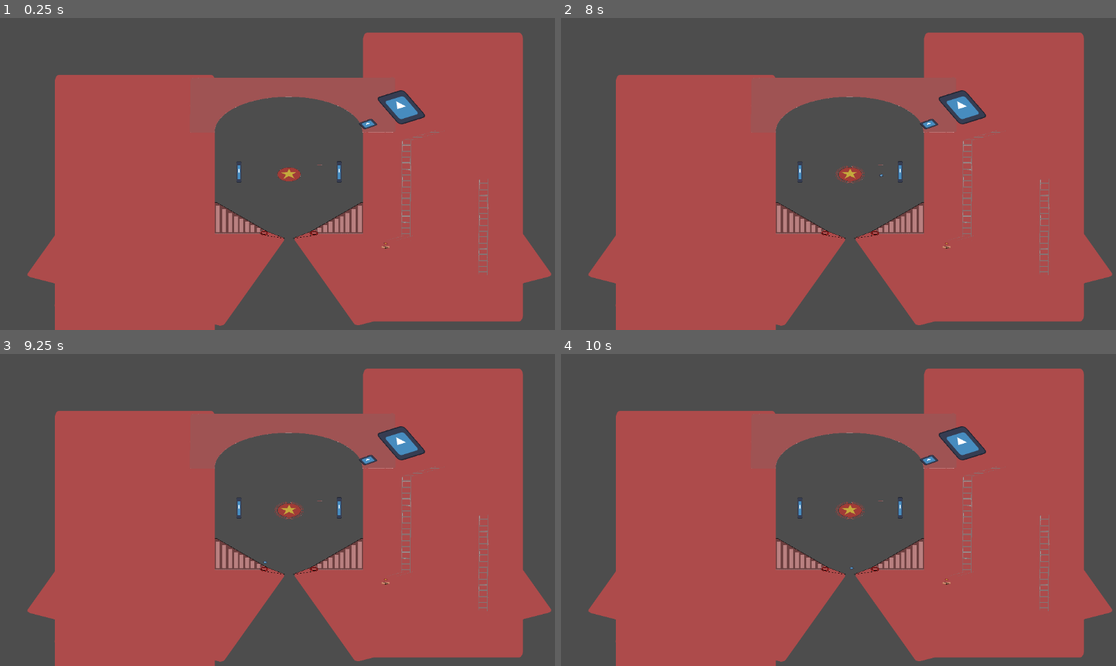
Above: before the commit, frames 1-4 (two rows, left to right).
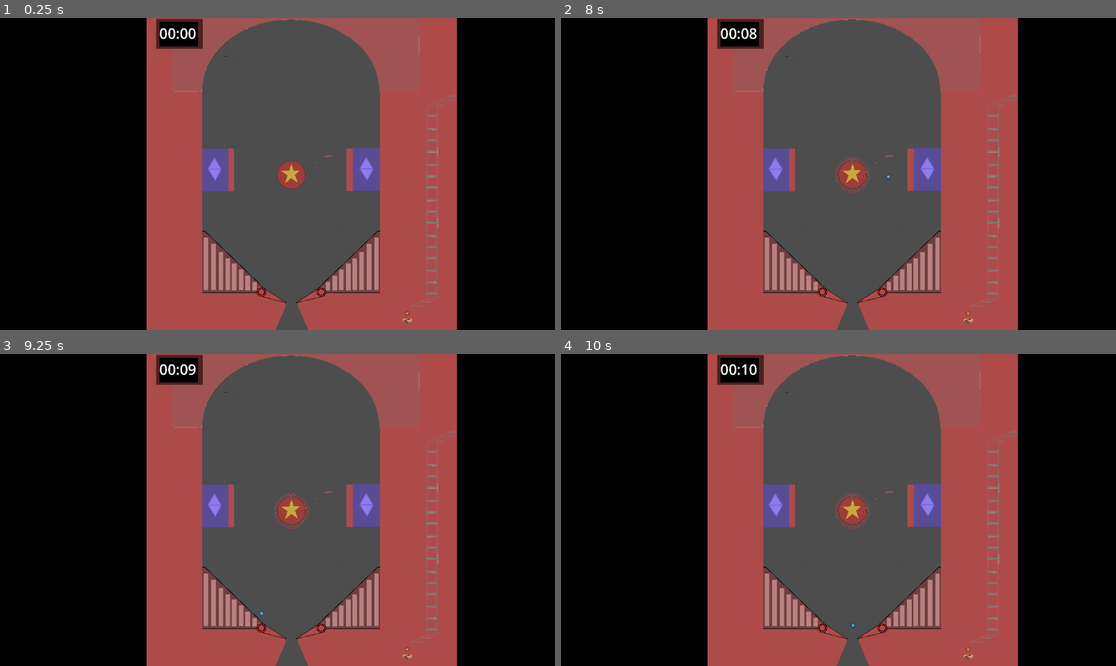
Above: after the commit, the same moments.

Repository: Chickenhatter/pinball
Game: Godot game, scene res://scenes/pinball.tscn
Same seed, same stepped clock (60 frames per second), same inputs: the game is played once before the commit and once after it. The project has no main scene, so this scene is started directly. The engine's default icon, where the game draws it, is replaced by a stand-in: a white triangle on a blue panel in a dark square.
Inputs:
- Up to frame 1 (0.25 s): no input
- Up to frame 2 (8 s): tap Enter at 0.5, 2.75, 4.25 s; tap Space at 1.25, 3.5, 5.75 s
- Up to frame 3 (9.25 s): no input
- Up to frame 4 (10 s): no input

The runs differ from the first frame. In frame 1, 64% of the frame differs, in the area x 0-100%, y 0-100%; in frame 2, 64%; in frame 3, 64%; in frame 4, 64%.

Commit message:
added timer and started the making game ready to ship/removing unessasary

Diff:
--- /dev/null
+++ b/code/timer.gd
@@ -0,0 +1,24 @@
+extends Timer
+var number = 0
+var placem = ''
+var places = ''
+# Called when the node enters the scene tree for the first time.
+func _ready() -> void:
+	$RichTextLabel.add_theme_font_size_override("normal_font_size", 50)
+
+
+# Called every frame. 'delta' is the elapsed time since the previous frame.
+func _process(_delta: float) -> void:
+	if int(number / 60) < 10:
+		placem = '0'
+	else:
+		placem = ''
+	if int(fmod(number, 60)) < 10:
+		places = '0'
+	else:
+		places = ''
+	$RichTextLabel.text = placem + str(int(number / 60)) + ':' + places + str(int(fmod(number, 60)))
+
+
+func _on_timeout() -> void:
+	number += 1
--- a/scenes/pinball.tscn
+++ b/scenes/pinball.tscn
@@ -17,6 +17,8 @@
 [ext_resource type="Script" uid="uid://cd4g7as5g072y" path="res://code/endswap.gd" id="9_wd8n7"]
 [ext_resource type="Texture2D" uid="uid://bqwonbm1thwxd" path="res://assets/scenario/ballex-modified.png" id="10_ktps7"]
 [ext_resource type="Texture2D" uid="uid://dot0ss8i4w81r" path="res://assets/scenario/ladder-modified.png" id="16_mqqhf"]
+[ext_resource type="Texture2D" uid="uid://dyf3hxmygk523" path="res://assets/scenario/updown-modified.png" id="18_kq21y"]
+[ext_resource type="Script" uid="uid://tgrpqbp0xg1h" path="res://code/timer.gd" id="18_yf0xa"]
 
 [sub_resource type="CircleShape2D" id="CircleShape2D_snm7k"]
 
@@ -144,7 +146,7 @@
 
 [node name="Camera2D" type="Camera2D" parent="Node2D/Uniteractable scene" unique_id=239774827]
 scale = Vector2(2, 1)
-zoom = Vector2(0.5, 0.3)
+zoom = Vector2(0.6, 0.6)
 
 [node name="Pusher" type="Node2D" parent="Node2D" unique_id=2114673373]
 
@@ -346,18 +348,6 @@
 rotation = 0.10615178
 polygon = PackedVector2Array(415, -454, 515, -297, 578, -474)
 
-[node name="Sprite2D" type="Sprite2D" parent="Node2D/shoot/shoot_wall/CharacterBody2D3" unique_id=1769228728]
-position = Vector2(514, -461.99997)
-rotation = -0.47822723
-scale = Vector2(1, 1.6698146)
-texture = ExtResource("2_7us4m")
-
-[node name="Sprite2D2" type="Sprite2D" parent="Node2D/shoot/shoot_wall/CharacterBody2D3" unique_id=1833186175]
-position = Vector2(376, -346)
-rotation = -0.54105204
-scale = Vector2(0.505538, 0.39843655)
-texture = ExtResource("2_7us4m")
-
 [node name="game_start" type="Area2D" parent="Node2D/shoot" unique_id=1963186840]
 
 [node name="CollisionShape2D" type="CollisionShape2D" parent="Node2D/shoot/game_start" unique_id=1362287809]
@@ -439,7 +429,7 @@
 position = Vector2(414, 0)
 
 [node name="CollisionShape2D" type="CollisionShape2D" parent="Node2D/speed/Node2D2/awd" unique_id=1917346862]
-position = Vector2(-159, -15)
+position = Vector2(-164, -15)
 shape = SubResource("RectangleShape2D_xro5x")
 
 [node name="boosterlr" type="Area2D" parent="Node2D/speed/Node2D2" unique_id=357417627]
@@ -481,14 +471,20 @@
 texture = ExtResource("2_7us4m")
 
 [node name="Icon3" type="Sprite2D" parent="Node2D/Node2D" unique_id=644638305]
-position = Vector2(-160, -13.5)
+position = Vector2(-144, 23.999998)
+scale = Vector2(0.032249995, 0.1665)
+texture = ExtResource("8_x6rjl")
+
+[node name="Icon4" type="Sprite2D" parent="Node2D/Node2D" unique_id=388195020]
+visible = false
+position = Vector2(251, -15)
 scale = Vector2(0.15624999, 1.1640625)
 texture = ExtResource("2_7us4m")
 
-[node name="Icon4" type="Sprite2D" parent="Node2D/Node2D" unique_id=388195020]
-position = Vector2(255.99997, -14)
-scale = Vector2(0.15624999, 1.1640625)
-texture = ExtResource("2_7us4m")
+[node name="Icon5" type="Sprite2D" parent="Node2D/Node2D" unique_id=236668382]
+position = Vector2(266, 22.999998)
+scale = Vector2(0.032249995, 0.1665)
+texture = ExtResource("8_x6rjl")
 
 [node name="Gameswing" type="Node2D" parent="Node2D" unique_id=1550987865]
 z_index = 101
@@ -574,6 +570,76 @@
 scale = Vector2(0.0695, 0.09333731)
 skew = 1.1274827
 texture = ExtResource("16_mqqhf")
+
+[node name="Node2D2" type="Node2D" parent="Node2D" unique_id=1964431217]
+
+[node name="UpdownModified" type="Sprite2D" parent="Node2D/Node2D2" unique_id=2107491535]
+position = Vector2(-215, -11)
+scale = Vector2(0.074999996, 0.096)
+texture = ExtResource("18_kq21y")
+
+[node name="UpdownModified2" type="Sprite2D" parent="Node2D/Node2D2" unique_id=1178304877]
+position = Vector2(310.00003, -12)
+scale = Vector2(0.074999996, 0.096)
+texture = ExtResource("18_kq21y")
+
+[node name="Node2D2" type="Node2D" parent="." unique_id=270361860]
+
+[node name="Timer" type="Timer" parent="Node2D2" unique_id=1243328579]
+autostart = true
+script = ExtResource("18_yf0xa")
+
+[node name="RichTextLabel" type="RichTextLabel" parent="Node2D2/Timer" unique_id=1650391914]
+z_index = 4096
+offset_left = -457.0
+offset_top = -525.0
+offset_right = 701.0
+offset_bottom = 598.0
+text = "10\"32"
+
+[node name="Sprite2D" type="Sprite2D" parent="Node2D2" unique_id=997334909]
+self_modulate = Color(0.012617188, 0.012617188, 0.012617188, 1)
+z_index = 300
+position = Vector2(-321, 637)
+scale = Vector2(1, 2.4535)
+texture = ExtResource("8_x6rjl")
+
+[node name="Sprite2D2" type="Sprite2D" parent="Node2D2" unique_id=438734550]
+self_modulate = Color(0.012617188, 0.012617188, 0.012617188, 1)
+z_index = 300
+position = Vector2(1417, 510)
+scale = Vector2(1, 2.4535)
+texture = ExtResource("8_x6rjl")
+
+[node name="Sprite2D3" type="Sprite2D" parent="Node2D2" unique_id=1170806964]
+self_modulate = Color(0.012617188, 0.012617188, 0.012617188, 1)
+z_index = 300
+position = Vector2(589, -1478.0001)
+rotation = -1.5752982
+scale = Vector2(1, 2.4535)
+texture = ExtResource("8_x6rjl")
+
+[node name="Sprite2D4" type="Sprite2D" parent="Node2D2" unique_id=1241651280]
+self_modulate = Color(0.012617188, 0.012617188, 0.012617188, 1)
+z_index = 300
+position = Vector2(483, 420.99976)
+rotation = -1.5752982
+scale = Vector2(1, 2.4535)
+texture = ExtResource("8_x6rjl")
+
+[node name="Sprite2D5" type="Sprite2D" parent="Node2D2" unique_id=1406958829]
+self_modulate = Color(0.43959734, 0.43959734, 0.43959734, 1)
+z_index = 500
+position = Vector2(-263, -461.00003)
+scale = Vector2(0.24225, 0.116999924)
+texture = ExtResource("8_x6rjl")
+
+[node name="Sprite2D6" type="Sprite2D" parent="Node2D2" unique_id=10826912]
+self_modulate = Color(0.002044355, 0.002044355, 0.002044355, 1)
+z_index = 500
+position = Vector2(-287, -465.00003)
+scale = Vector2(0.2, 0.097)
+texture = ExtResource("8_x6rjl")
 
 [connection signal="body_entered" from="Node2D/Pusher/pusharea" to="Node2D/Balls/Ballone" method="_on_pusharea_body_entered"]
 [connection signal="body_entered" from="Node2D/Pusher/pusharea" to="Node2D/Balls/Balltwo" method="_on_pusharea_body_entered"]
@@ -596,3 +662,4 @@
 [connection signal="body_entered" from="Node2D/Gameswing/endswap" to="Node2D/Balls/Ballone" method="_on_endswap_body_entered"]
 [connection signal="body_entered" from="Node2D/Gameswing/endswap" to="Node2D/Balls/Balltwo" method="_on_endswap_body_entered"]
 [connection signal="body_entered" from="Node2D/Gameswing/endswap" to="Node2D/Gameswing/endswap" method="_on_body_entered"]
+[connection signal="timeout" from="Node2D2/Timer" to="Node2D2/Timer" method="_on_timeout"]
Binary file added: assets/scenario/updown-modified.png
Not shown, added: assets/scenario/updown-modified.png.import
Not shown, added: code/timer.gd.uid
